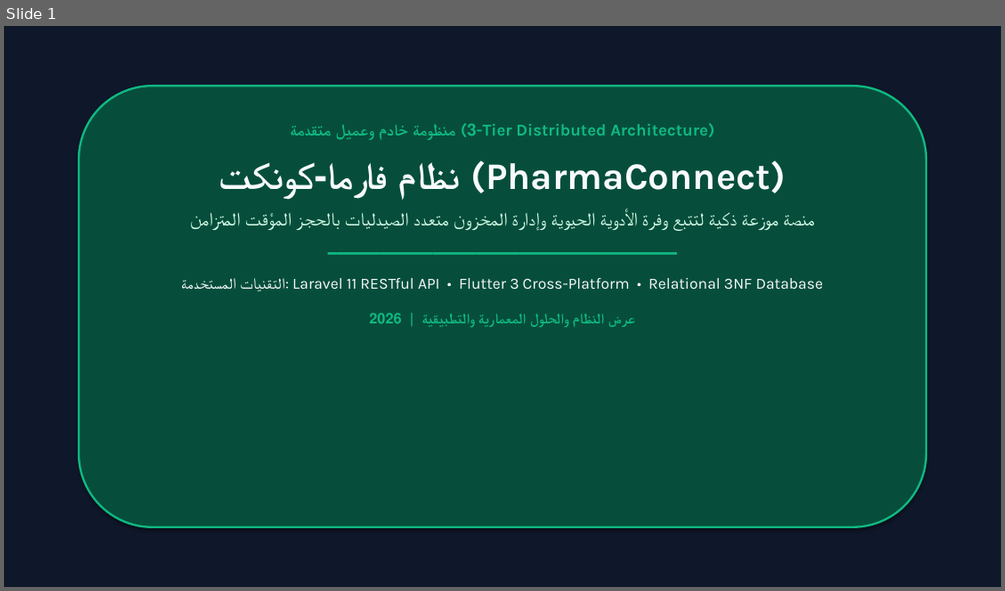
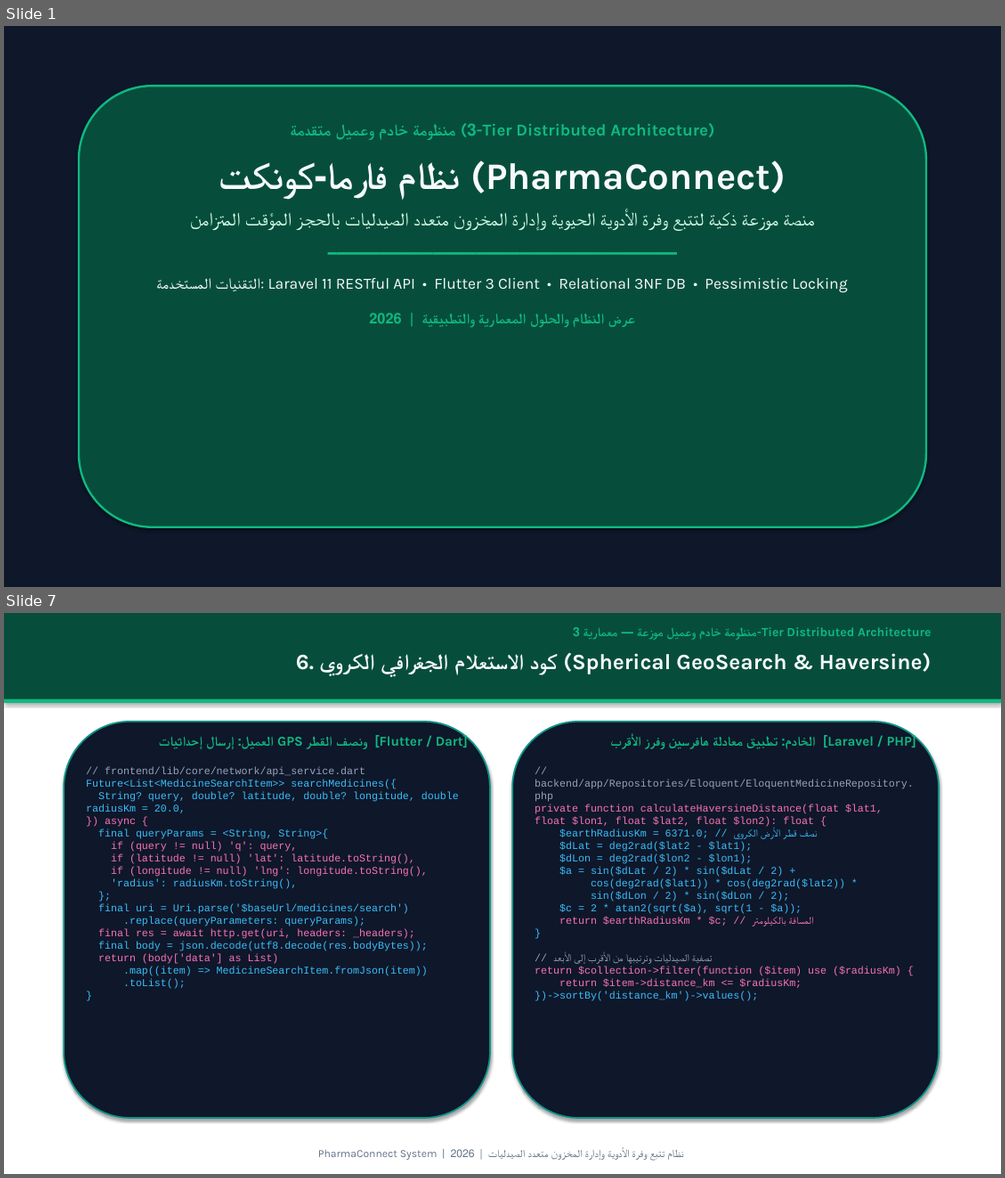
Before and after one commit to jacobkhaled01-spec/PharmaConnect, a slide deck: docs/PharmaConnect_Defense_Presentation.pptx. Shown one above the other, each under a label of ours: slide 1 before the commit, slides 1 and 7 after it; the slides between them are not shown. The pictures are 1005x591 and 1005x1178 pixels, drawn with LibreOffice and Linux fonts; fonts in the diff are those of the drawing. Boxes give left, top, right and bottom in pixels: in the first picture for what was removed or moved away, otherwise in the second. Text is boxed around its words. In the diff, an @@ line names an element or a change of style, - is before the commit and + after.

Commit message:
docs: add full client-server code slides to presentation and deck [2.26.0]

```diff
--- a/docs/PharmaConnect_Defense_Presentation.pptx
+++ b/docs/PharmaConnect_Defense_Presentation.pptx
@@ slide 7 added at [4,613,1001,1174], background #FFFFFF @@
@@ rectangle added at [4,613,1001,699], fill #064E3B, outline #064E3B 0.75 pt @@
@@ text added at [724,627,930,640], 12 pt, text #10B981, bold @@
+منظومة خادم وعميل موزعة — معمارية 3-Tier Distributed Architecture
@@ text added at [296,652,931,675], 21 pt, text #F8FAFC, bold @@
+6. كود الاستعلام الجغرافي الكروي (Spherical GeoSearch & Haversine)
@@ rectangle added at [4,699,1001,703], fill #10B981 @@
@@ rounded rectangle added at [64,722,490,1118], fill #0F172A, outline #0D9488 1.5 pt @@
@@ text added at [242,734,468,749], 13 pt, text #10B981, bold @@
+العميل: إرسال إحداثيات GPS ونصف القطر [Flutter / Dart]
@@ rounded rectangle added at [512,722,938,1118], fill #0F172A, outline #0D9488 1.5 pt @@
@@ text added at [785,734,916,749], 13 pt, text #10B981, bold @@
+الخادم: تطبيق معادلة هافرسين وفرز الأقرب [Laravel / PHP]
@@ text added at [86,767,459,989], 10 pt, text #38BDF8 @@
+// frontend/lib/core/network/api_service.dart
+Future<List<MedicineSearchItem>> searchMedicines({
+String? query, double? latitude, double? longitude, double radiusKm = 20.0,
+}) async {
+final queryParams = <String, String>{
+if (query != null) 'q': query,
+if (latitude != null) 'lat': latitude.toString(),
+if (longitude != null) 'lng': longitude.toString(),
+'radius': radiusKm.toString(),
+};
+final uri = Uri.parse('$baseUrl/medicines/search')
+.replace(queryParameters: queryParams);
+final res = await http.get(uri, headers: _headers);
+final body = json.decode(utf8.decode(res.bodyBytes));
+return (body['data'] as List)
+.map((item) => MedicineSearchItem.fromJson(item))
+.toList();
+}
@@ text added at [534,779,914,1001], 10 pt, text #38BDF8 @@
+// backend/app/Repositories/Eloquent/EloquentMedicineRepository.php
+private function calculateHaversineDistance(float $lat1, float $lon1, float $lat2, float $lon2): float {
+$earthRadiusKm = 6371.0; // نصف قطر الأرض الكروي
+$dLat = deg2rad($lat2 - $lat1);
+$dLon = deg2rad($lon2 - $lon1);
+$a = sin($dLat / 2) * sin($dLat / 2) +
+cos(deg2rad($lat1)) * cos(deg2rad($lat2)) *
+sin($dLon / 2) * sin($dLon / 2);
+$c = 2 * atan2(sqrt($a), sqrt(1 - $a));
+return $earthRadiusKm * $c; // المسافة بالكيلومتر
+}
+// تصفية الصيدليات وترتيبها من الأقرب إلى الأبعد
+return $collection->filter(function ($item) use ($radiusKm) {
+return $item->distance_km <= $radiusKm;
+})->sortBy('distance_km')->values();
@@ text added at [318,1150,684,1159], 10.5 pt, text #64748B @@
+PharmaConnect System | نظام تتبع وفرة الأدوية وإدارة المخزون متعدد الصيدليات | 2026
@@ slide 1 changed as well @@
@@ text at [216,278,847,293]: text changed @@
-التقنيات المستخدمة: Laravel 11 RESTful API • Flutter 3 Cross-Platform • Relational 3NF Database
+التقنيات المستخدمة: Laravel 11 RESTful API • Flutter 3 Client • Relational 3NF DB • Pessimistic Locking
```
Also in this commit, not shown: 5 other slides changed, 7 other slides added, 4 slides removed, 2 other files.
